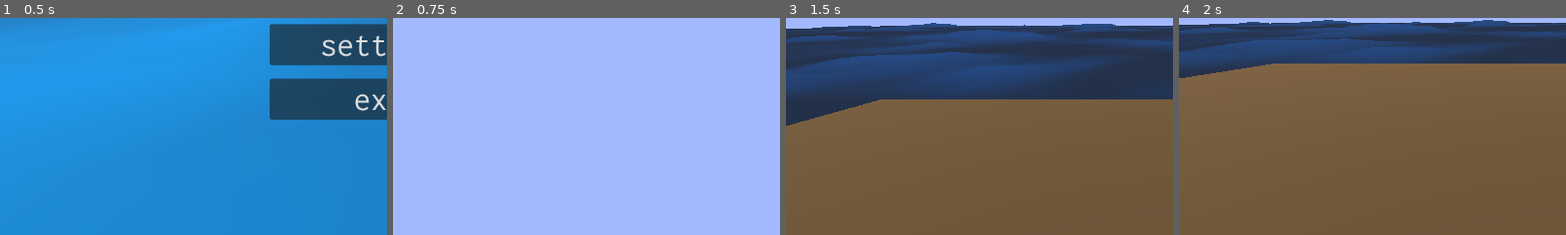
Above: before the commit, frames 1-4 (left to right).
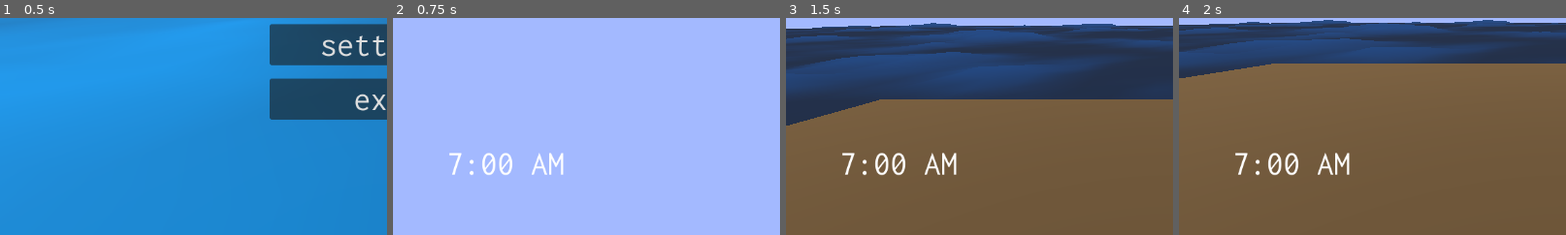
Above: after the commit, the same moments.

Repository: illogicalapple/open-water
Game: Godot game, scene res://scenes/start_menu.tscn
The game is run twice, just before and just after one commit, with the same random seed, the same clock (stepped at 60 frames per second) and the same inputs.
Inputs:
- Up to frame 1 (0.5 s): no input
- Up to frame 2 (0.75 s): click "start game" at 0.5 s
- Up to frame 3 (1.5 s): click "Host" at 1.25 s
- Up to frame 4 (2 s): no input
The pictures show only the part of the screen within x 0-50%, y 50-100%; the shares and areas given below are measured in that part.

Frame 1 is identical in both runs. In frame 2, 0.9% of the frame differs, in the area x 14-45%, y 62-73%; in frame 3, 1.0%; in frame 4, 1.0%.

Commit message:
time
adds a global time thing

Diff:
--- a/main.gd
+++ b/main.gd
@@ -1,8 +1,13 @@
 extends Node3D
 
-var multiplayer_peer = ENetMultiplayerPeer.new()
+var time: Dictionary = {
+	"hour": 7,
+	"minute": 0,
+	"am": true
+}
+var multiplayer_peer: ENetMultiplayerPeer = ENetMultiplayerPeer.new()
 
-@onready var menu = $Menu
+@onready var menu: VBoxContainer = $Menu
 
 func _on_join_pressed():
 	var port = str($Menu/Port.text).to_int()
@@ -24,3 +29,17 @@
 	var character = preload("res://player_character/player_character.tscn").instantiate()
 	character.name = str(id)
 	add_child(character)
+
+
+
+func _on_time_set_timeout():
+	time.minute += 1
+	if time.minute > 59:
+		time.hour += 1
+		if time.hour > 11:
+			time.am = not time.am
+	rpc("change_time", time)
+
+func change_time(new_time):
+	$GUI.change_time(new_time)
+	time = new_time
--- a/main.tscn
+++ b/main.tscn
@@ -1,7 +1,9 @@
-[gd_scene load_steps=16 format=3 uid="uid://ce17c81jacq53"]
+[gd_scene load_steps=18 format=3 uid="uid://ce17c81jacq53"]
 
 [ext_resource type="Script" path="res://main.gd" id="1_whca7"]
 [ext_resource type="Shader" path="res://main.gdshader" id="2_6w6rm"]
+[ext_resource type="PackedScene" uid="uid://d2mnnap7exmi7" path="res://scenes/gui.tscn" id="3_lgndg"]
+[ext_resource type="Theme" uid="uid://yqhp0x75g3lx" path="res://menu_theme.tres" id="4_q6qku"]
 
 [sub_resource type="StandardMaterial3D" id="StandardMaterial3D_0ntqk"]
 albedo_color = Color(0.411765, 0.313726, 0.188235, 1)
@@ -58,6 +60,10 @@
 
 [node name="DirectionalLight3D" type="DirectionalLight3D" parent="."]
 transform = Transform3D(1, 0, 0, 0, -4.37114e-08, 1, 0, -1, -4.37114e-08, 0, 7.073, 0)
+
+[node name="GUI" parent="." instance=ExtResource("3_lgndg")]
+mouse_filter = 2
+theme = ExtResource("4_q6qku")
 
 [node name="Menu" type="VBoxContainer" parent="."]
 offset_right = 40.0
@@ -116,5 +122,10 @@
 _spawnable_scenes = PackedStringArray("res://player_character/player_character.tscn")
 spawn_path = NodePath("..")
 
+[node name="TimeSet" type="Timer" parent="."]
+wait_time = 2.0
+autostart = true
+
 [connection signal="pressed" from="Menu/Join" to="." method="_on_join_pressed"]
 [connection signal="pressed" from="Menu/Host" to="." method="_on_host_pressed"]
+[connection signal="timeout" from="TimeSet" to="." method="_on_time_set_timeout"]
--- /dev/null
+++ b/scenes/gui.gd
@@ -0,0 +1,4 @@
+extends Control
+
+func change_time(new_time):
+	$Label.text = new_time.hour
--- /dev/null
+++ b/scenes/gui.tscn
@@ -0,0 +1,24 @@
+[gd_scene load_steps=2 format=3 uid="uid://d2mnnap7exmi7"]
+
+[ext_resource type="Script" path="res://scenes/gui.gd" id="1_askin"]
+
+[node name="GUI" type="Control"]
+layout_mode = 3
+anchors_preset = 15
+anchor_right = 1.0
+anchor_bottom = 1.0
+grow_horizontal = 2
+grow_vertical = 2
+script = ExtResource("1_askin")
+
+[node name="Label" type="Label" parent="."]
+layout_mode = 1
+anchors_preset = 2
+anchor_top = 1.0
+anchor_bottom = 1.0
+offset_left = 80.0
+offset_top = -103.0
+offset_right = 120.0
+offset_bottom = -80.0
+grow_vertical = 0
+text = "7:00 AM"
